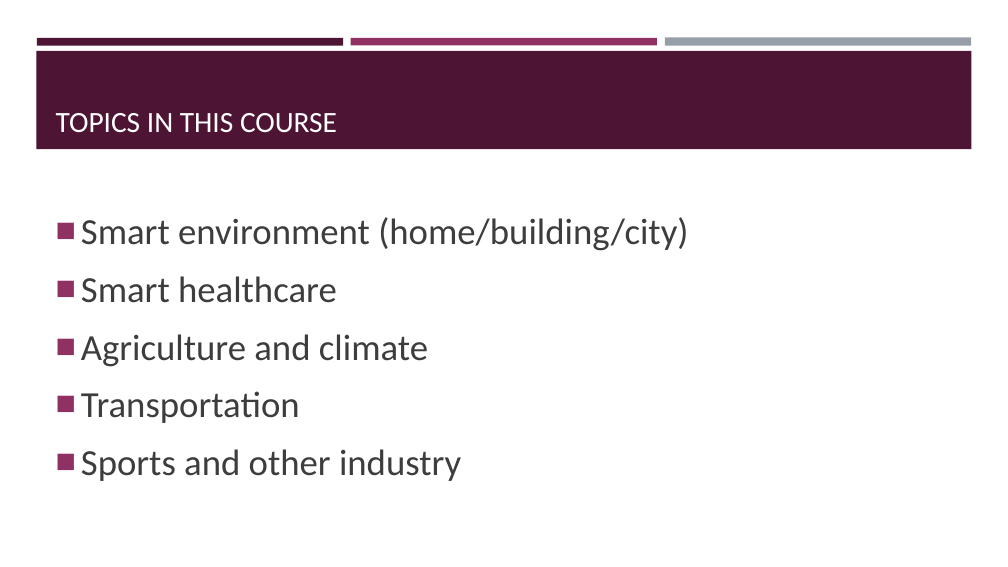
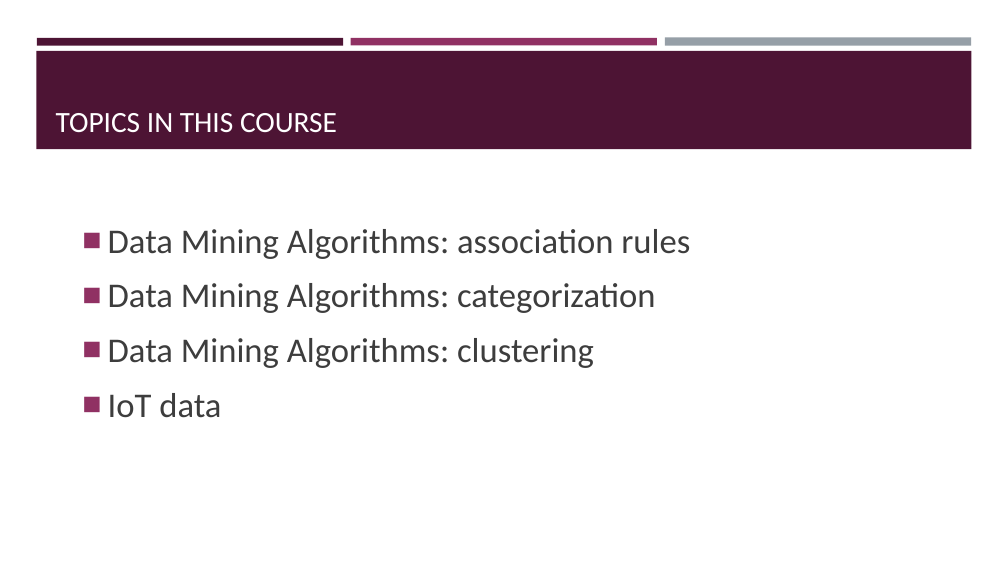
Before and after one commit to BeiyuLinCS/beiyulin.github.io, a slide deck: slide 7 of teach/fall_22/slides/ds_1.pptx. Drawn at 1008x567 pixels with LibreOffice and Linux fonts; fonts in the diff are those of the drawing. Boxes give left, top, right and bottom in pixels: in the first picture for what was removed or moved away, otherwise in the second. Text is boxed around its words. In the diff, an @@ line names an element or a change of style, - is before the commit and + after.

```diff
--- a/teach/fall_22/slides/ds_1.pptx
+++ b/teach/fall_22/slides/ds_1.pptx
@@ text at bbox=[108, 229, 690, 418]: text changed; size 35 to 33 pt @@
-■ Smart environment (home/building/city)
-■ Smart healthcare
-■ Agriculture and climate
-■ Transportation
-■ Sports and other industry
+  ■ Data Mining Algorithms: association rules
+  ■ Data Mining Algorithms: categorization
+  ■ Data Mining Algorithms: clustering
+  ■ IoT data
```
Also in this commit, not shown: 3 other slides changed, 2 other files.
